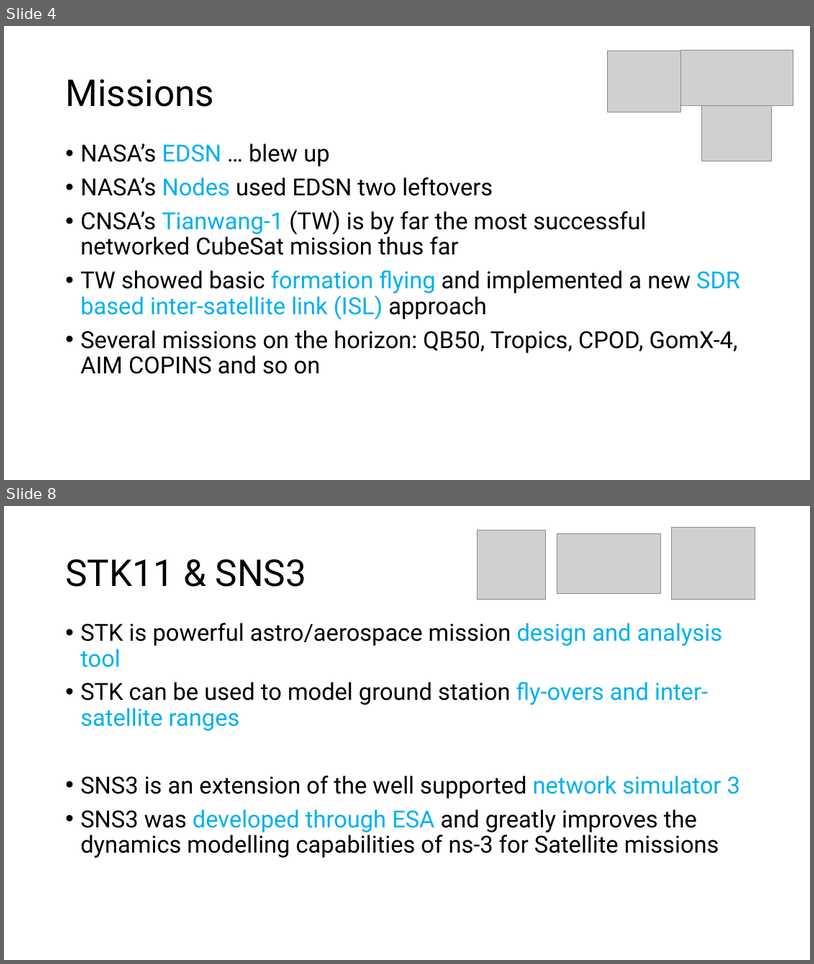
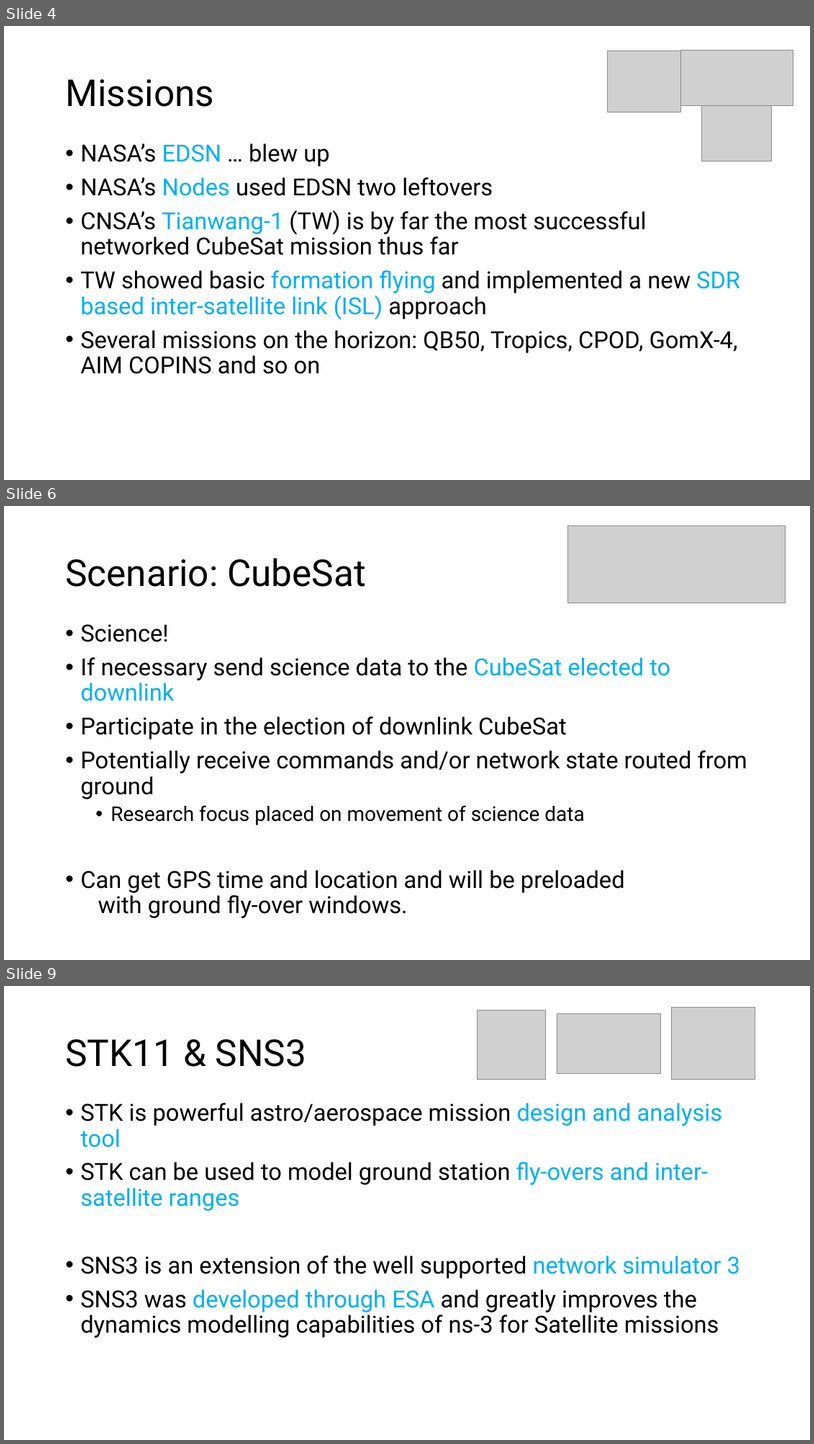
Before and after one commit to StarStuffSteve/masters-research-project, a slide deck: Proposal/Revised Research Proposal - Draft.pptx. Shown one above the other, each under a label of ours: slides 4 and 8 before the commit, slides 4, 6 and 9 after it; the slides between them are not shown. The pictures are 814x964 and 814x1444 pixels, drawn with LibreOffice and Linux fonts; fonts in the diff are those of the drawing; grey boxes stand for pictures; background and template pictures are left out. Boxes give left, top, right and bottom in pixels: in the first picture for what was removed or moved away, otherwise in the second. Text is boxed around its words. In the diff, an @@ line names an element or a change of style, - is before the commit and + after.

Commit message:
Updated presentation with more refined scenario, assumptions and deliverables

```diff
--- a/Proposal/Revised Research Proposal - Draft.pptx
+++ b/Proposal/Revised Research Proposal - Draft.pptx
@@ slide 6 added at (4, 506, 810, 960), background picture (left out) @@
@@ picture added at (568, 525, 786, 602) @@
@@ title added at (65, 558, 366, 587), 44 pt, text #000000 @@
+Scenario: CubeSat
@@ text added at (80, 624, 748, 918), 28 pt, text #000000 @@
+• Science!
+• If necessary send science data to the CubeSat elected to downlink
+• Participate in the election of downlink CubeSat
+• Potentially receive commands and/or network state routed from ground
+  • Research focus placed on movement of science data
+• Can get GPS time and location and will be preloaded with ground fly-over windows.
@@ what was slide 8 is now slide 9 @@
```
Also in this commit, not shown: 5 slides changed, 1 other slide added, 1 slide removed.
